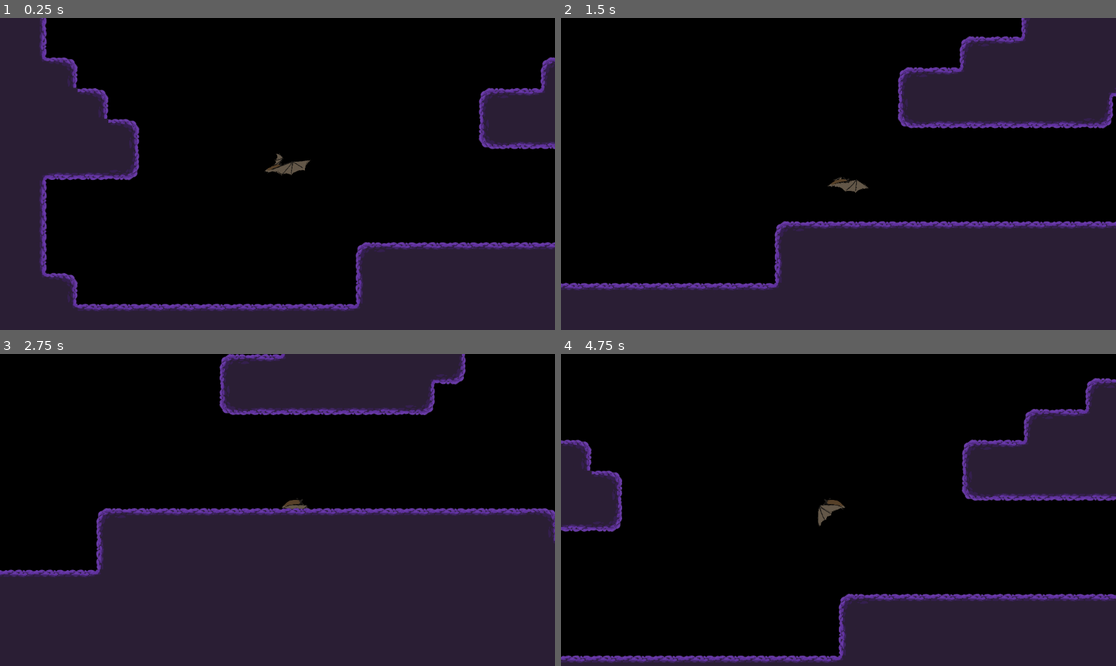
Above: before the commit, frames 1-4 (two rows, left to right).
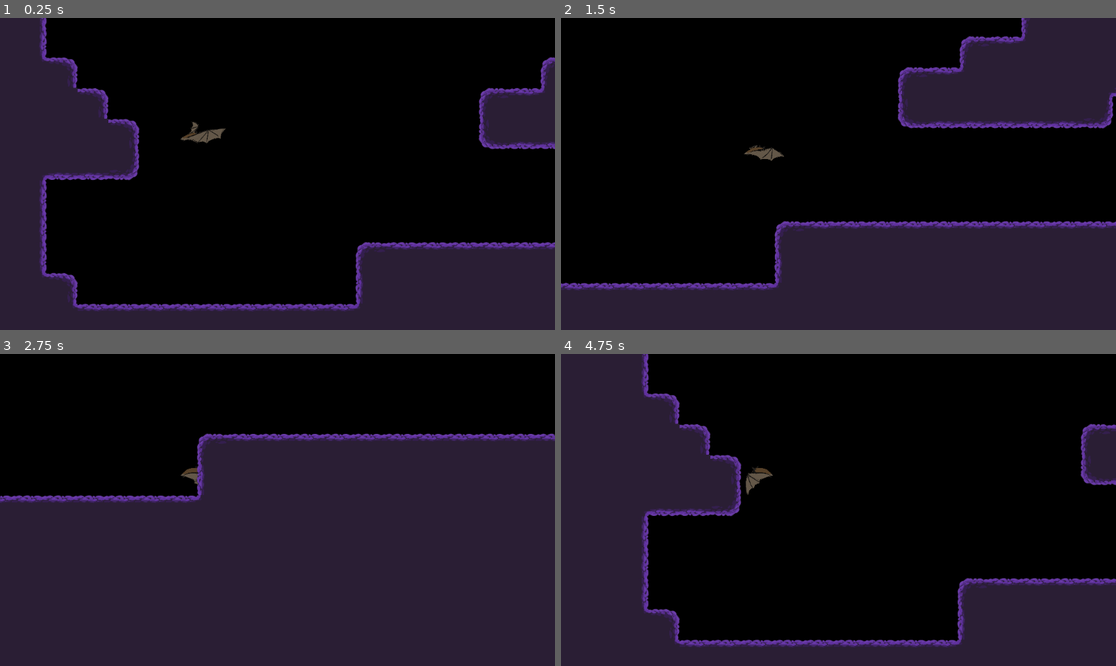
Above: after the commit, the same moments.

Repository: yumejensen/game-off-2025-repository
Game: Godot game, scene res://scenes/game.tscn
Same seed, same stepped clock (60 frames per second), same inputs: the game is played once before the commit and once after it.
Inputs:
- Up to frame 1 (0.25 s): no input
- Up to frame 2 (1.5 s): hold D (right) 0.53-1.28 s; hold S (down) from 1.28 s (still down)
- Up to frame 3 (2.75 s): release S (down) at 2.03 s; hold D (right) from 2.03 s (still down)
- Up to frame 4 (4.75 s): release D (right) at 2.78 s; hold W (up) 2.78-3.53 s; hold A (left) from 3.53 s (still down)

The runs differ from the first frame. In frame 1, 0.5% of the frame differs, in the area x 32-56%, y 33-51%; in frame 2, 0.4%; in frame 3, 30%; in frame 4, 34%, in the area x 0-100%, y 0-100%.

Commit message:
Changed the collider shape of the bat

Diff:
--- a/scenes/bat.tscn
+++ b/scenes/bat.tscn
@@ -2,9 +2,6 @@
 
 [ext_resource type="Script" uid="uid://8ul1kl8y4to6" path="res://assets/scripts/bat.gd" id="1_cnldk"]
 [ext_resource type="Texture2D" uid="uid://daxdce4fexpp6" path="res://assets/sprites/bat-sprite-sheet.png" id="1_uhqni"]
-
-[sub_resource type="CircleShape2D" id="CircleShape2D_uhqni"]
-radius = 44.55
 
 [sub_resource type="AtlasTexture" id="AtlasTexture_cnldk"]
 atlas = ExtResource("1_uhqni")
@@ -70,16 +67,20 @@
 "speed": 12.0
 }]
 
+[sub_resource type="CapsuleShape2D" id="CapsuleShape2D_cnldk"]
+radius = 34.034077
+height = 119.941284
+
 [node name="bat" type="CharacterBody2D"]
 script = ExtResource("1_cnldk")
 
-[node name="CollisionShape2D" type="CollisionShape2D" parent="."]
-position = Vector2(641, 246)
-shape = SubResource("CircleShape2D_uhqni")
-
 [node name="AnimatedSprite2D" type="AnimatedSprite2D" parent="."]
-position = Vector2(700, 265)
 sprite_frames = SubResource("SpriteFrames_67y1s")
 animation = &"fly"
 autoplay = "fly"
 frame_progress = 0.58064526
+
+[node name="CollisionShape2D" type="CollisionShape2D" parent="."]
+position = Vector2(-60, -20)
+rotation = 1.5777776
+shape = SubResource("CapsuleShape2D_cnldk")
